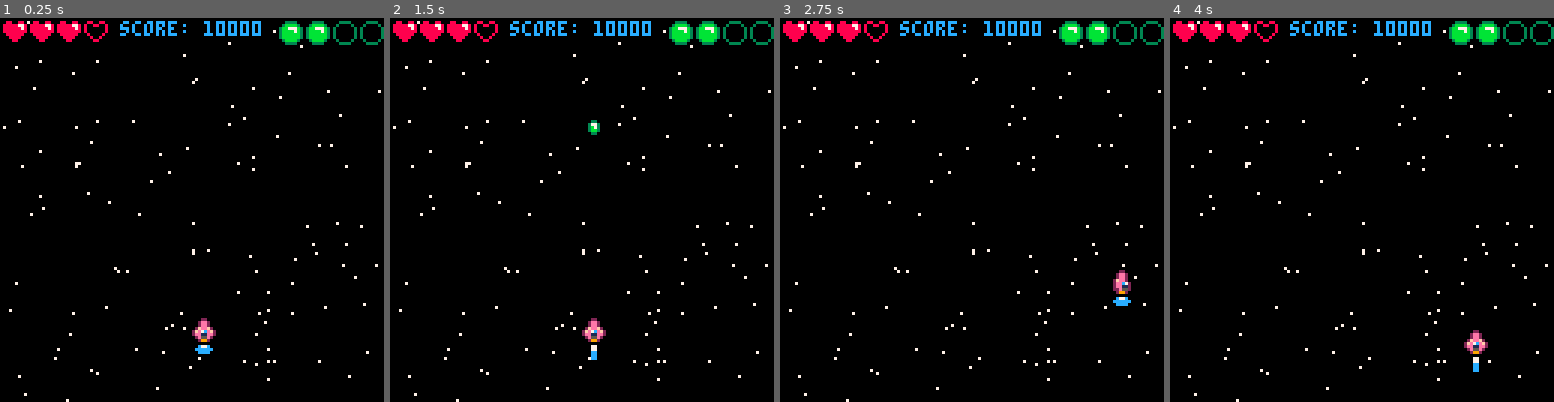
Above: before the commit, frames 1-4 (left to right).
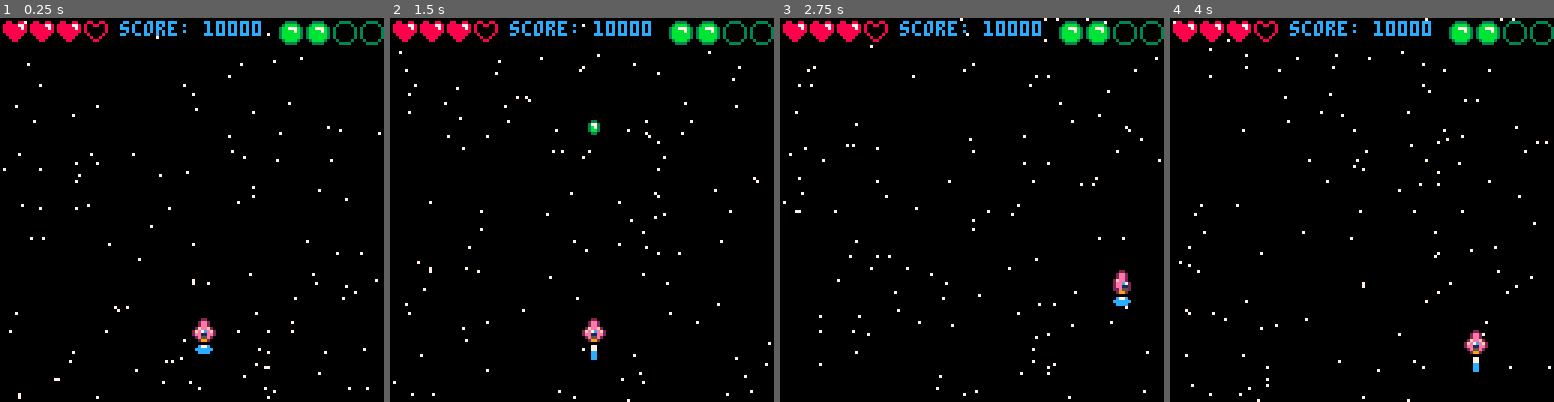
Above: after the commit, the same moments.

Repository: CalebmKopp/shmuptut
Game: PICO-8 cartridge shmup.p8
The game is run twice, just before and just after one commit, with the same random seed, the same clock (stepped at 60 frames per second) and the same inputs.
Inputs:
- Up to frame 1 (0.25 s): no input
- Up to frame 2 (1.5 s): tap X (X key) at 0.33, 1.07 s
- Up to frame 3 (2.75 s): hold Right 1.6-2.1 s; tap X (X key) at 1.85 s; hold Up 2.15-2.42 s; hold Right from 2.47 s (still down)
- Up to frame 4 (4 s): tap X (X key) at 2.97 s; release Right at 3.03 s; hold Left 3.08-3.58 s; hold Down 3.63-3.97 s

The runs differ from the first frame. In frame 1, 1.3% of the frame differs, in the area x 0-100%, y 0-100%; in frame 2, 1.3%; in frame 3, 1.3%; in frame 4, 1.3%.

Commit message:
animating stars with random speed

Diff:
--- a/shmup.p8
+++ b/shmup.p8
@@ -24,12 +24,15 @@
 	lives=3
 	bombs=2
 
+	starcount=111
 	starx={}
 	stary={}
-
-	for i=1,110 do
+	starspd={}
+
+	for i=1,starcount do
 		add(starx,flr(rnd(128)))
 		add(stary,flr(rnd(128)))
+		add(starspd,rnd(1.5)+0.5)
 	end
 
 	t=0
@@ -117,6 +120,8 @@
 	if yship < 0 then
 		yship=120
 	end
+
+	animatestars()
 end
 
 function _draw()
@@ -161,10 +166,25 @@
 
 -->8
 function starfield()
-
-	for i=1,#starx do
+	for i=1,starcount do
 		pset(starx[i],stary[i],7)
-
+	end
+end
+
+function animatestars()
+	--for every star
+	for i=1,starcount do
+		local sy=stary[i]
+		--increment y coord by starspd
+		sy+=starspd[i]
+		--if it gets too high
+		if sy>128 then
+			--subtract 128, or set 0
+			sy = 0
+		end
+		--reassign to array, for draw
+		--	func to pull y coord
+		stary[i]=sy
 	end
 end
 __gfx__
